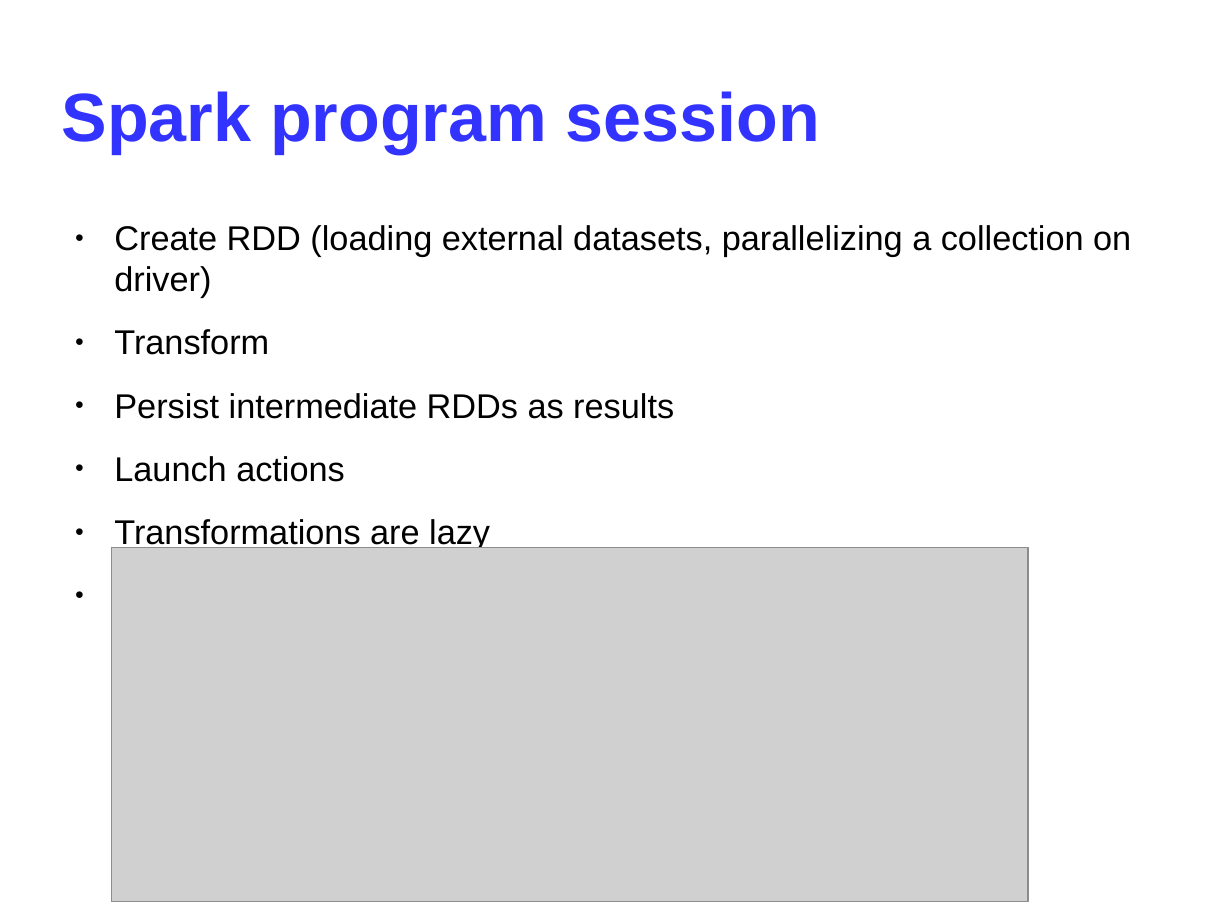
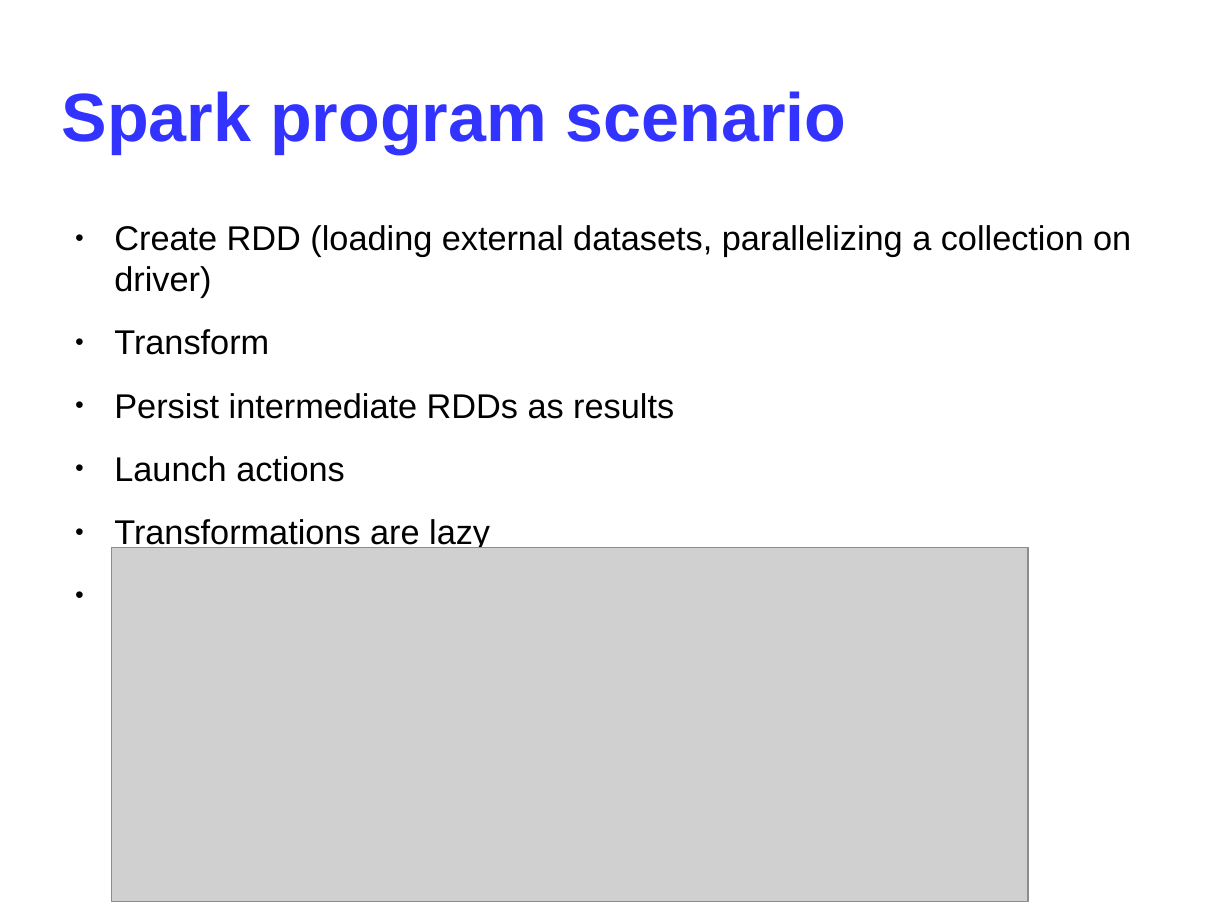
Before and after one commit to ichMaster/ich_dev, a slide deck: slide 10 of pyspark/presentation/Spark.odp. Drawn at 1232x924 pixels with LibreOffice and Linux fonts; fonts in the diff are those of the drawing; grey boxes stand for pictures. Boxes give left, top, right and bottom in pixels: in the first picture for what was removed or moved away, otherwise in the second. Text is boxed around its words. In the diff, an @@ line names an element or a change of style, - is before the commit and + after.

Commit message:
presentation about Spark

```diff
--- a/pyspark/presentation/Spark.odp
+++ b/pyspark/presentation/Spark.odp
@@ title at (62,91,847,153): text changed @@
-Spark program session
+Spark program scenario
```
Also in this commit, not shown: 10 other slides changed, 1 other file.
